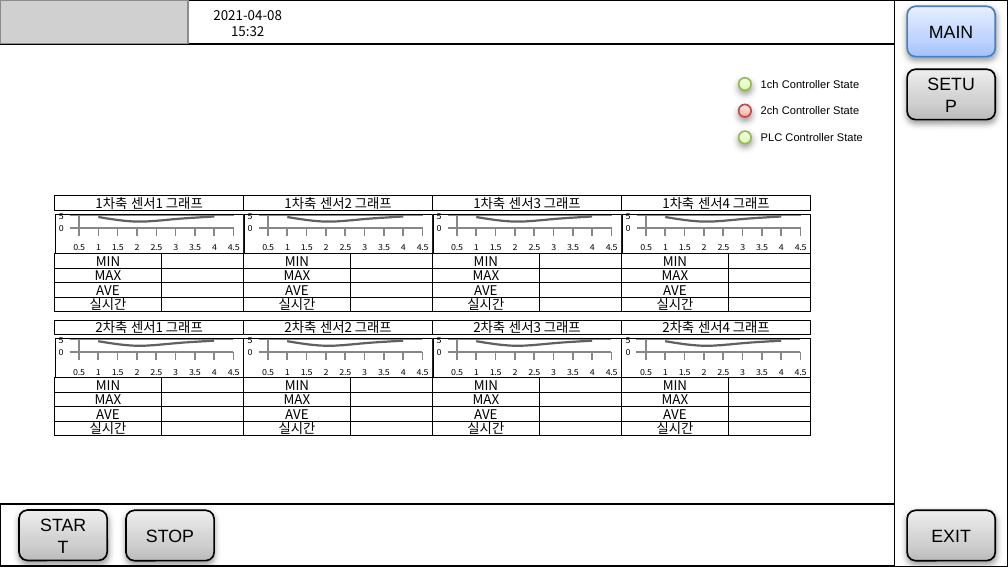
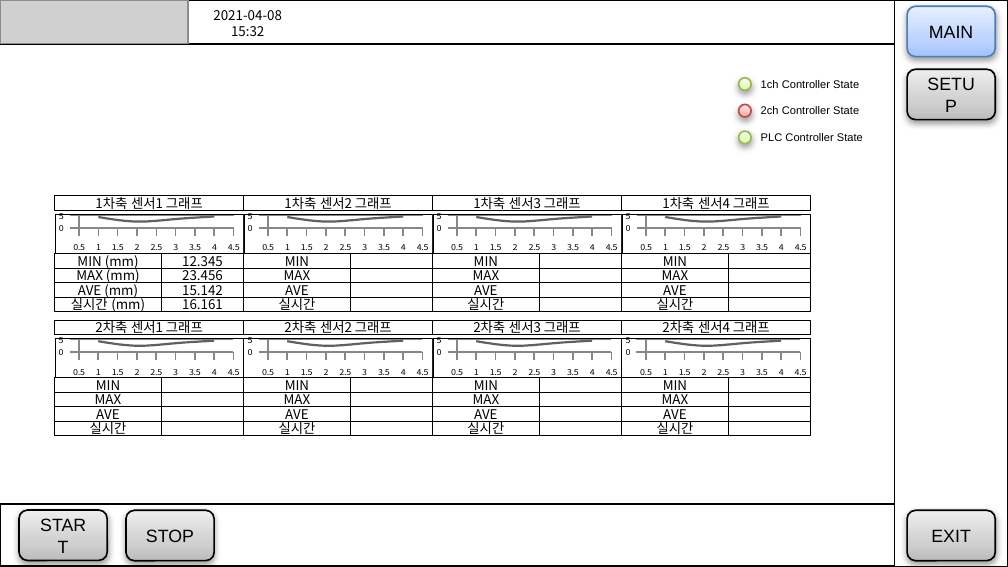
Before and after one commit to japgo/SensorGraph, a slide deck: slide 1 of UI.pptx. Drawn at 1008x567 pixels with LibreOffice and Linux fonts; fonts in the diff are those of the drawing; grey boxes stand for pictures. Boxes give left, top, right and bottom in pixels: in the first picture for what was removed or moved away, otherwise in the second. Text is boxed around its words. In the diff, an @@ line names an element or a change of style, - is before the commit and + after.

Commit message:
ui 컨셉 수정 중.

```diff
--- a/UI.pptx
+++ b/UI.pptx
@@ text in rectangle at [76,266,140,283]: text changed @@
-MAX
+MAX (mm)
@@ text in rectangle at [77,253,139,270]: text changed @@
-MIN
+MIN (mm)
@@ rectangle "12.345": place and size @@
-rectangle "12.345" at [54,253,243,267]
+rectangle "12.345" at [162,253,243,267]
@@ rectangle "23.456": place and size @@
-rectangle "23.456" at [54,269,243,283]
+rectangle "23.456" at [162,269,243,283]
@@ text in rectangle at [182,253,223,269]: text added @@
+12.345
@@ text in rectangle at [182,268,223,283]: text added @@
+23.456
@@ text in rectangle at [71,295,145,312]: text changed @@
-실시간
+실시간 (mm)
@@ text in rectangle at [78,281,138,299]: text changed @@
-AVE
+AVE (mm)
@@ rectangle "15.142": place and size @@
-rectangle "15.142" at [54,283,243,298]
+rectangle "15.142" at [162,283,243,298]
@@ rectangle "16.161": place and size @@
-rectangle "16.161" at [54,298,243,312]
+rectangle "16.161" at [162,298,243,312]
@@ text in rectangle at [182,282,223,298]: text added @@
+15.142
@@ text in rectangle at [182,297,223,312]: text added @@
+16.161
```
